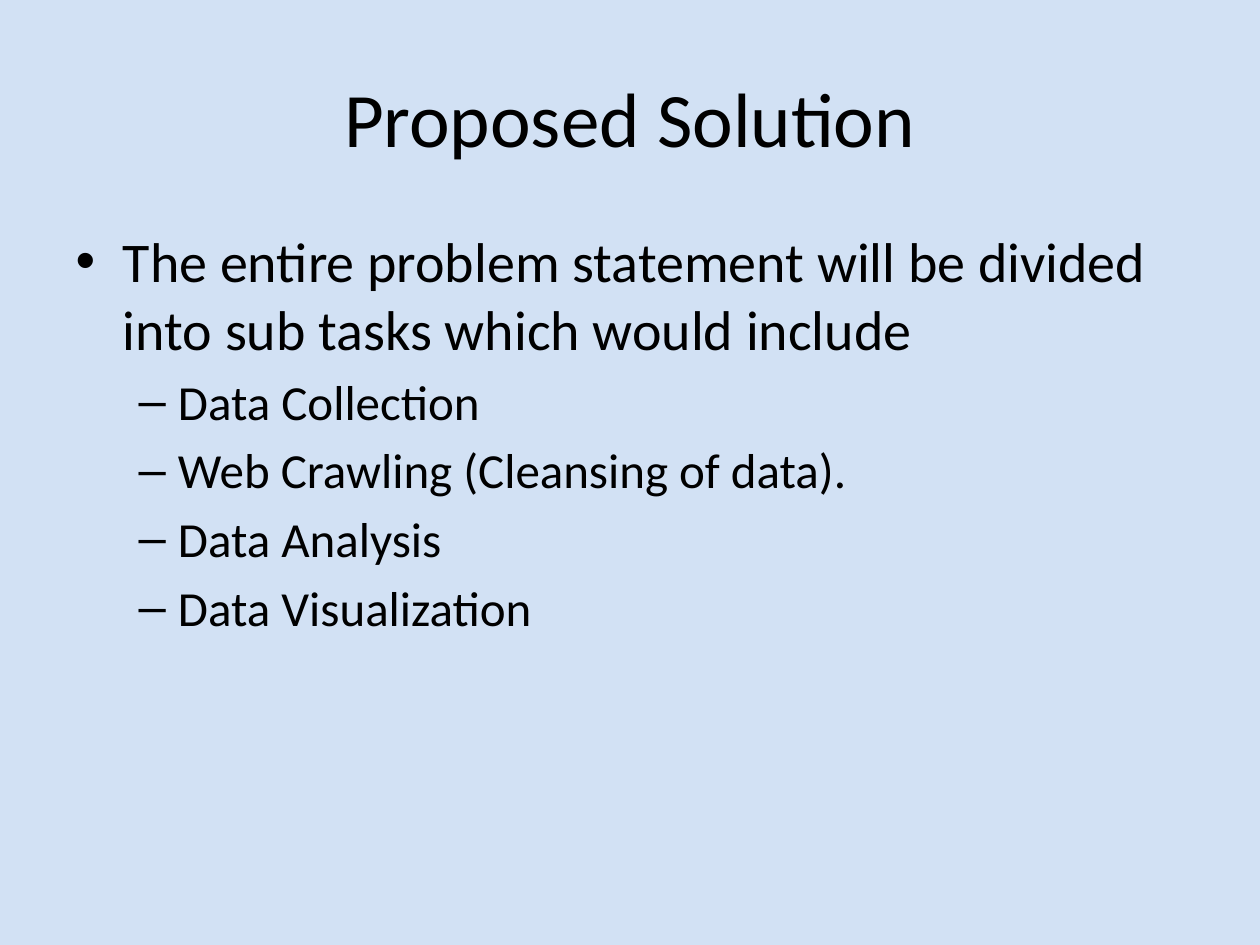
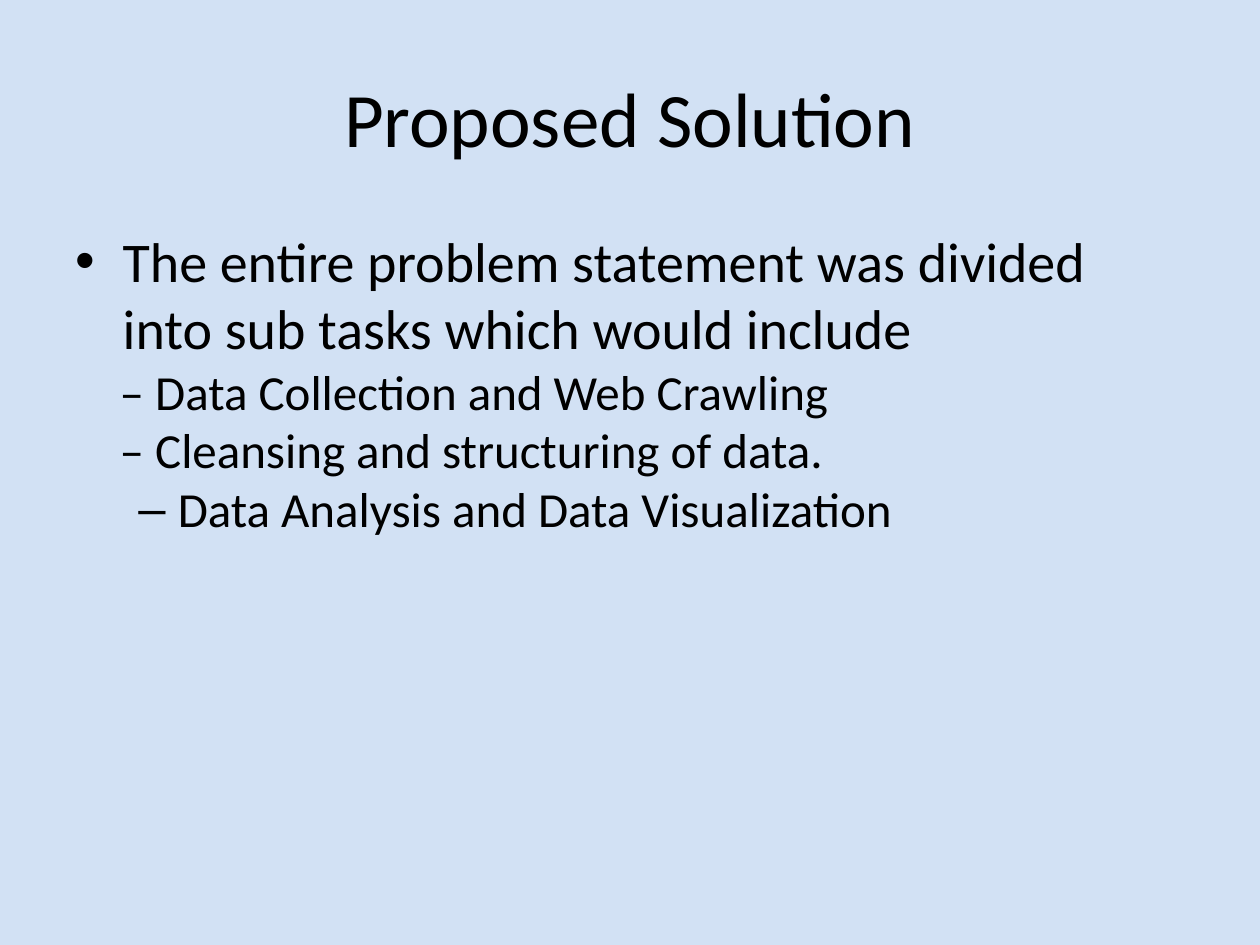
Before and after one commit to hartej-kathuria/term-project, a slide deck: slide 3 of HTML Attribute Analysis of the Top 200 Most.pptx. Drawn at 1260x945 pixels with LibreOffice and Linux fonts; fonts in the diff are those of the drawing. Boxes give left, top, right and bottom in pixels: in the first picture for what was removed or moved away, otherwise in the second. Text is boxed around its words. In the diff, an @@ line names an element or a change of style, - is before the commit and + after.

Commit message:
Final Presentation

```diff
--- a/HTML Attribute Analysis of the Top 200 Most.pptx
+++ b/HTML Attribute Analysis of the Top 200 Most.pptx
@@ text at box(123, 243, 1085, 535): text changed @@
-• The entire problem statement will be divided into sub tasks which would include
-  – Data Collection
-  – Web Crawling (Cleansing of data).
-  – Data Analysis
-  – Data Visualization
+• The entire problem statement was divided into sub tasks which would include
+– Data Collection and Web Crawling
+– Cleansing and structuring of data.
+  – Data Analysis and Data Visualization
```
Also in this commit, not shown: 2 other slides changed, 5 slides added, 3 slides removed.
